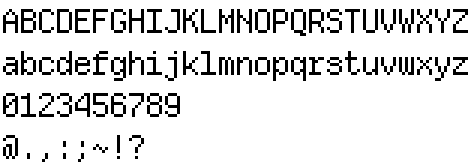
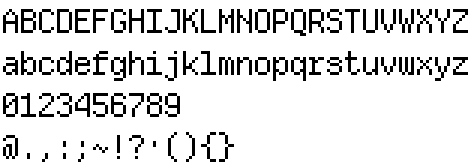
Layer changes from the first 468x168 image to the second:
renamed "Фон" to "Символы", painted on it over (153, 132, 234, 162)
